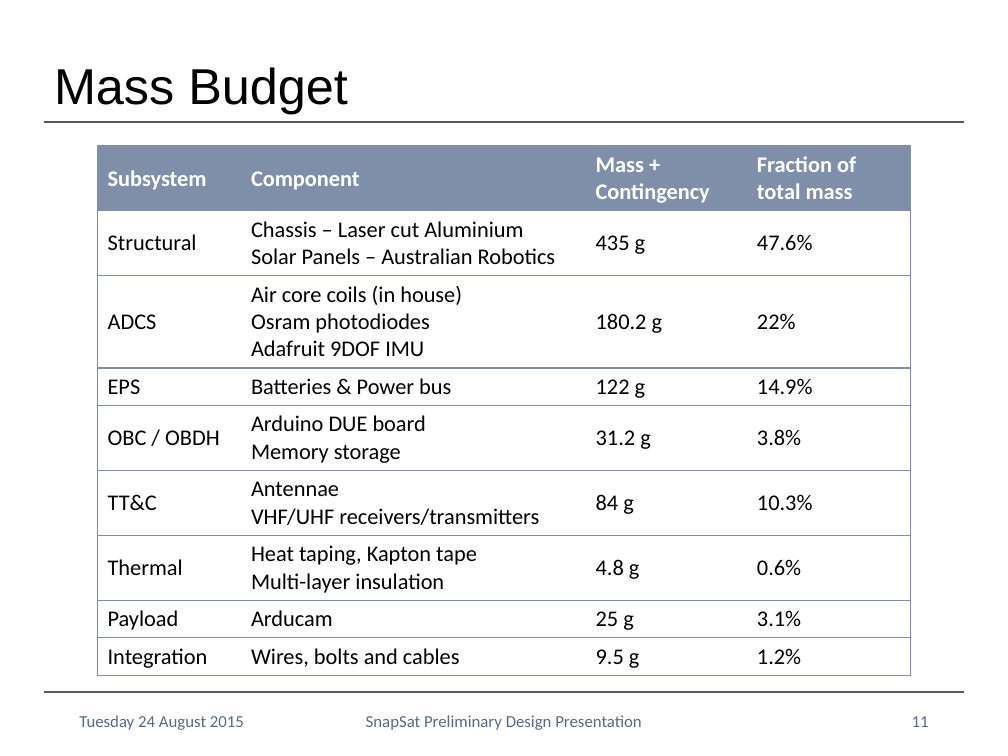
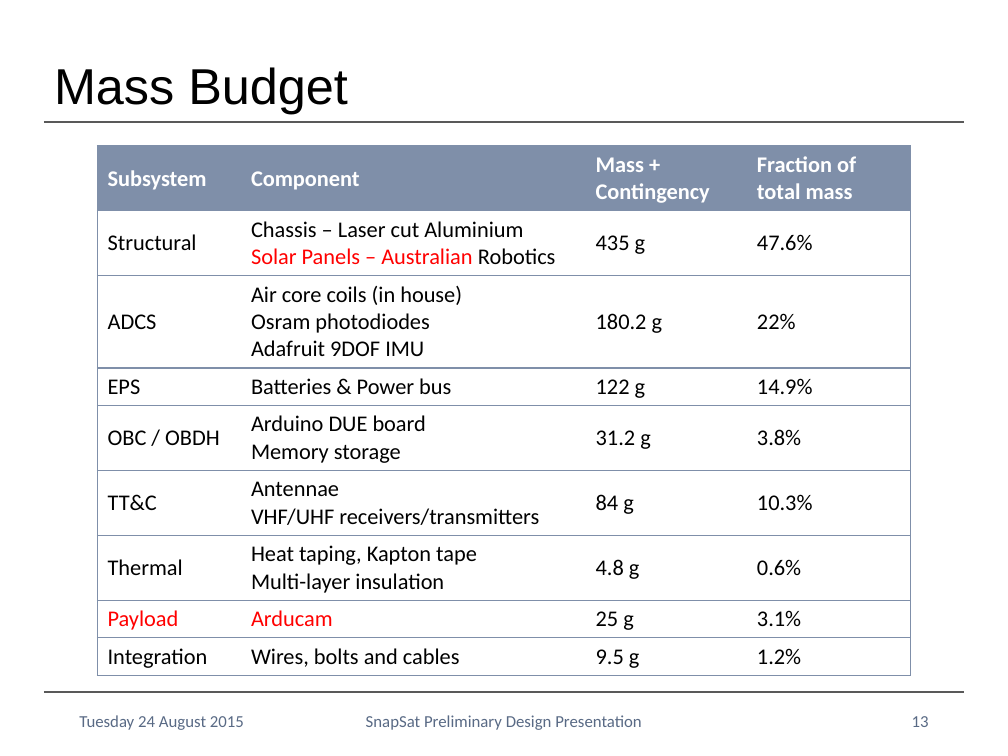
Before and after one commit to NikitaSardesai/AERO3760-Space-Engineering-2, a slide deck: slide 13 of Presentation/SnapSat PDR Presentation.pptx (slide 11 before the commit). Drawn at 1008x756 pixels with LibreOffice and Linux fonts; fonts in the diff are those of the drawing; background and template pictures are left out. Boxes give left, top, right and bottom in pixels: in the first picture for what was removed or moved away, otherwise in the second. Text is boxed around its words. In the diff, an @@ line names an element or a change of style, - is before the commit and + after.

```diff
--- a/Presentation/SnapSat PDR Presentation.pptx
+++ b/Presentation/SnapSat PDR Presentation.pptx
@@ table at (98, 146, 910, 672) @@
@@ text colour #000000 to #FF0000 in "Solar Panels – Australian", "Payload", "Arducam" @@
@@ page number at (912, 716, 929, 727): text changed @@
-11
+13
```
Also in this commit, not shown: 1 other slide changed, 4 slides added, 1 slide removed, 7 other files.
